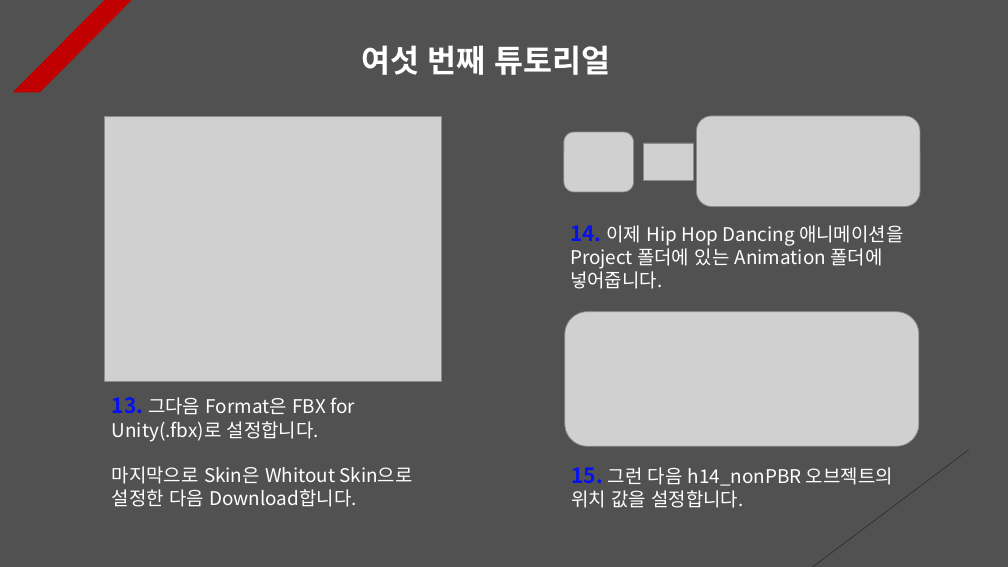
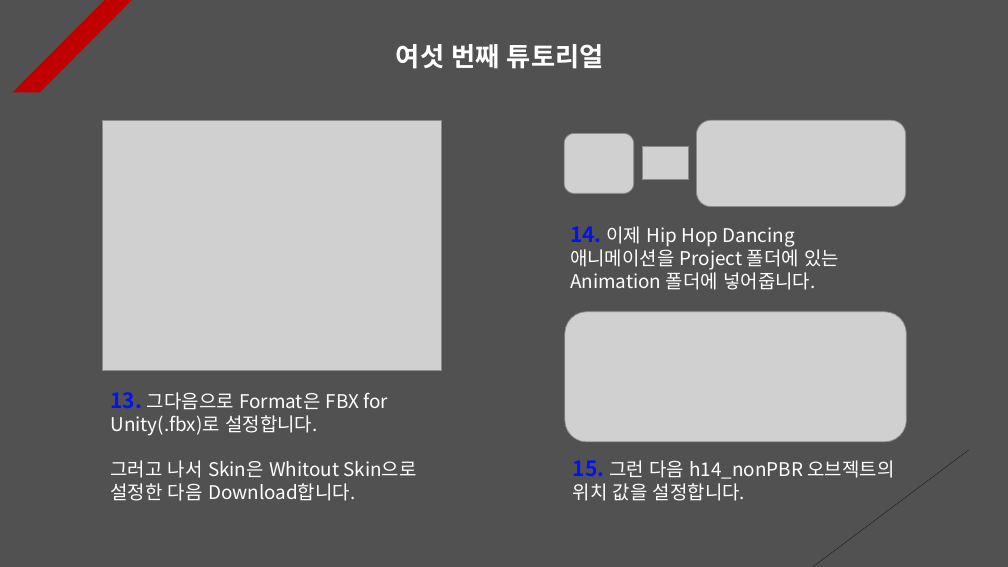
Before and after one commit to Unity2033/3D-UnityEngine, a slide deck: slide 6 of Assets/Class/Animation Retargeting/PPT Data/Animation Retargeting Example.pptx. Drawn at 1008x567 pixels with LibreOffice and Linux fonts; fonts in the diff are those of the drawing; grey boxes stand for pictures. Boxes give left, top, right and bottom in pixels: in the first picture for what was removed or moved away, otherwise in the second. Text is boxed around its words. In the diff, an @@ line names an element or a change of style, - is before the commit and + after.

```diff
--- a/Assets/Class/Animation Retargeting/PPT Data/Animation Retargeting Example.pptx
+++ b/Assets/Class/Animation Retargeting/PPT Data/Animation Retargeting Example.pptx
@@ text "여섯 번째 튜토리얼": place and size @@
-text "여섯 번째 튜토리얼" at <box>361,45,611,75</box>
+text "여섯 번째 튜토리얼" at <box>396,44,603,69</box>
@@ text "여섯 번째 튜토리얼" at <box>396,44,603,69</box>: size 30 to 25 pt; alignment left to centre @@
@@ picture: place and size @@
-picture at <box>104,116,441,381</box>
+picture at <box>102,120,441,370</box>
@@ picture: place and size @@
-picture at <box>644,143,693,180</box>
+picture at <box>642,147,689,179</box>
@@ picture: place and size @@
-picture at <box>696,116,920,206</box>
+picture at <box>696,120,906,206</box>
@@ text "14. 이제 Hip Hop Dancing ..." rewrapped from <box>570,225,903,289</box> to <box>570,226,839,290</box> @@
@@ picture: place and size @@
-picture at <box>565,312,919,446</box>
+picture at <box>565,312,907,442</box>
@@ text at <box>111,392,416,501</box>: text changed @@
-13. 그다음 Format은 FBX for Unity(.fbx)로 설정합니다.
-마지막으로 Skin은 Whitout Skin으로 설정한 다음 Download합니다.
+13. 그다음으로 Format은 FBX for Unity(.fbx)로 설정합니다.
+그러고 나서 Skin은 Whitout Skin으로 설정한 다음 Download합니다.
@@ text "15. 그런 다음 h14_nonPBR 오브젝트의 ...": place and size @@
-text "15. 그런 다음 h14_nonPBR 오브젝트의 ..." at <box>571,467,893,508</box>
+text "15. 그런 다음 h14_nonPBR 오브젝트의 ..." at <box>573,460,895,501</box>
```
Also in this commit, not shown: 13 other slides changed, 15 other files.
